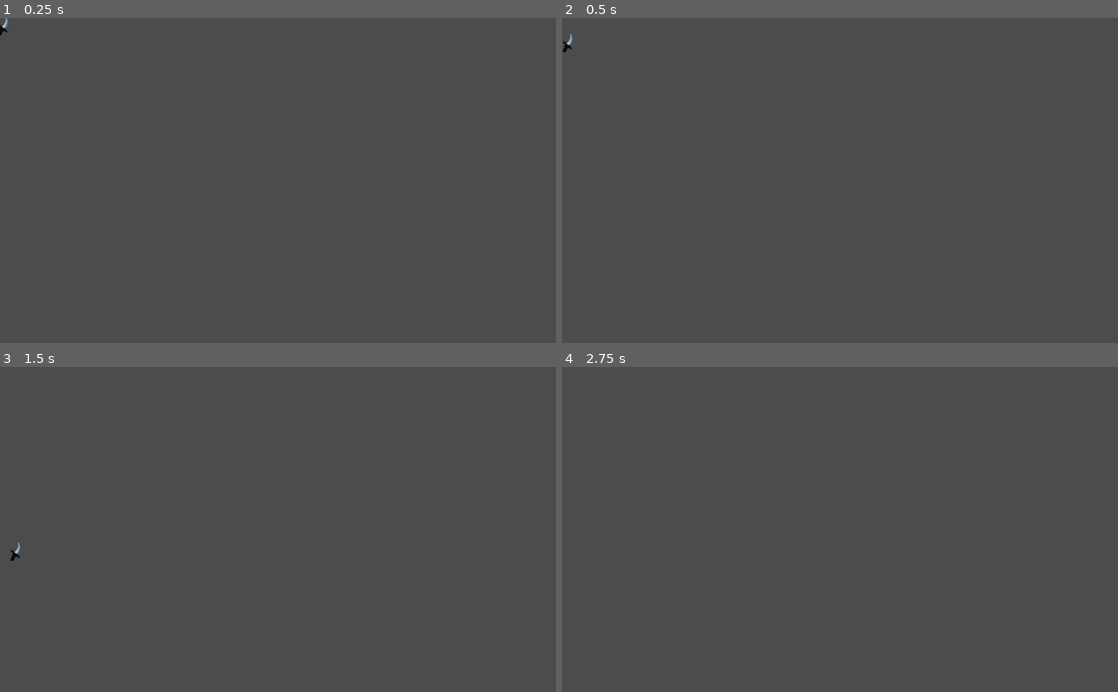
Above: before the commit, frames 1-4 (two rows, left to right).
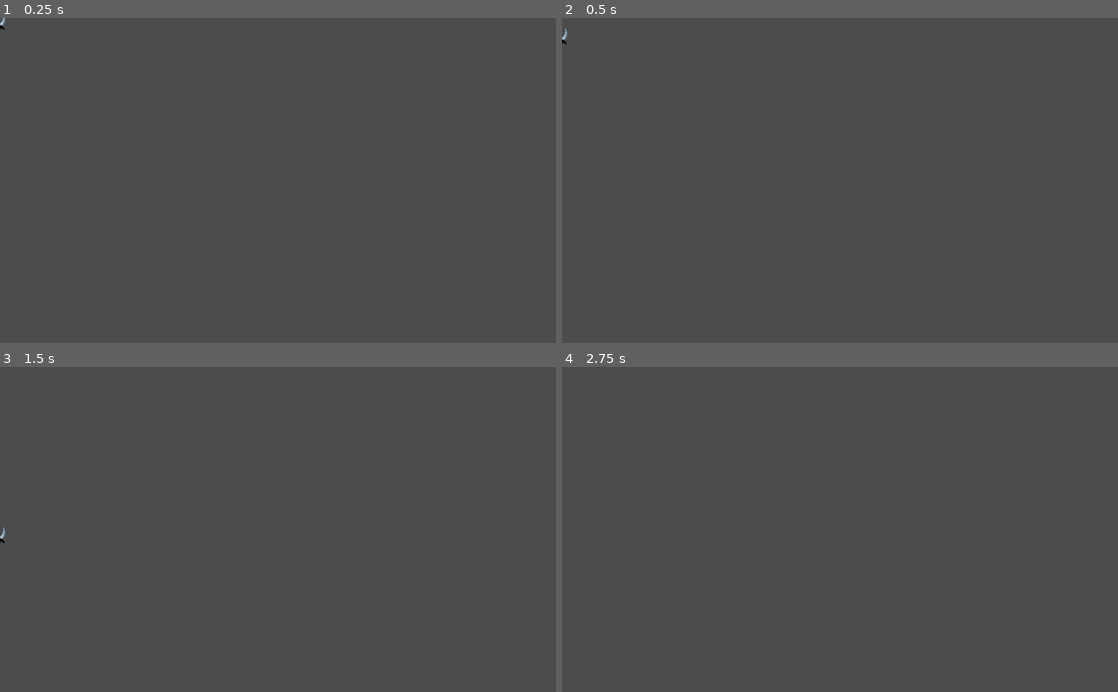
Above: after the commit, the same moments.

Repository: julian-steiner/AMPH_Game
Game: Godot game, scene res://Player/Knife.tscn
Same seed, same stepped clock (60 frames per second), same inputs: the game is played once before the commit and once after it. This scene is started directly instead of the project's main scene.
Inputs (mouse positions are in pixels of both pictures, inside the frame that each line leads up to):
- Up to frame 1 (0.25 s): no input
- Up to frame 2 (0.5 s): no input
- Up to frame 3 (1.5 s): move the mouse to (400, 513) at 0.52 s; hold D (ui_right) 0.53-1.28 s; click (400, 513) at 0.67 s; move the mouse to (166, 545) at 1.27 s; hold A (ui_left) from 1.28 s (still down)
- Up to frame 4 (2.75 s): move the mouse to (895, 458) at 2.02 s; release A (ui_left) at 2.03 s; hold D (ui_right) from 2.03 s (still down)

The runs differ from the first frame. In frame 1, less than 0.1% of the frame differs, in the area x 0-2%, y 0-6%; in frame 2, less than 0.1%; in frame 3, less than 0.1%, in the area x 0-4%, y 49-60%; in frame 4, nothing differs.

Commit message:
fixed the bug of the character not dying

Diff:
--- a/Player/Character.gd
+++ b/Player/Character.gd
@@ -16,6 +16,7 @@
 
 var hp = 100;
 var hp_p = 100; #Variable to store the previous hp
+var dying = false;
 
 var cooldown = 0;
 var cooldown2 = 0;
@@ -37,12 +38,13 @@
 			$AnimatedSprite.offset.x = -20;
 			direction = -1;
 
-	if hp <= 0:
+	if hp <= 0 and not dying:
 		$AnimatedSprite.offset.y = -10;
 		$AnimatedSprite.play("DEATH");
+		dying = true;
 		animation_priority = 5;
 
-	if hp < hp_p:
+	if hp < hp_p and not dying:
 		$AnimatedSprite.play("HURT");
 		animation_priority = 4;
 
--- a/Player/Knife.gd
+++ b/Player/Knife.gd
@@ -4,13 +4,13 @@
 var on_floor = false;
 
 func _integrate_forces(state):
+
 	if on_floor:
 		state.linear_velocity = Vector2(0, 0)
 		state.angular_velocity = 0
 		self.set_gravity_scale(1.0);
 
 func _on_knife_collision_body_entered(body):
-	print(on_floor);
 	if body is Enemy and not on_floor:
 		body.hp -= 100;
 	if not body is Character and not body == self:
--- a/Player/Knife.tscn
+++ b/Player/Knife.tscn
@@ -1,12 +1,15 @@
-[gd_scene load_steps=3 format=2]
+[gd_scene load_steps=4 format=2]
 
 [ext_resource path="res://assets/Rogue/Knife.png" type="Texture" id=1]
 [ext_resource path="res://Player/Knife.gd" type="Script" id=2]
 
+[sub_resource type="PhysicsMaterial" id=1]
+friction = 0.0
+
 [node name="Knife" type="RigidBody2D"]
 mass = 0.5
+physics_material_override = SubResource( 1 )
 gravity_scale = 3.0
-linear_velocity = Vector2( 20, 20 )
 script = ExtResource( 2 )
 
 [node name="knife_sprite" type="Sprite" parent="."]
